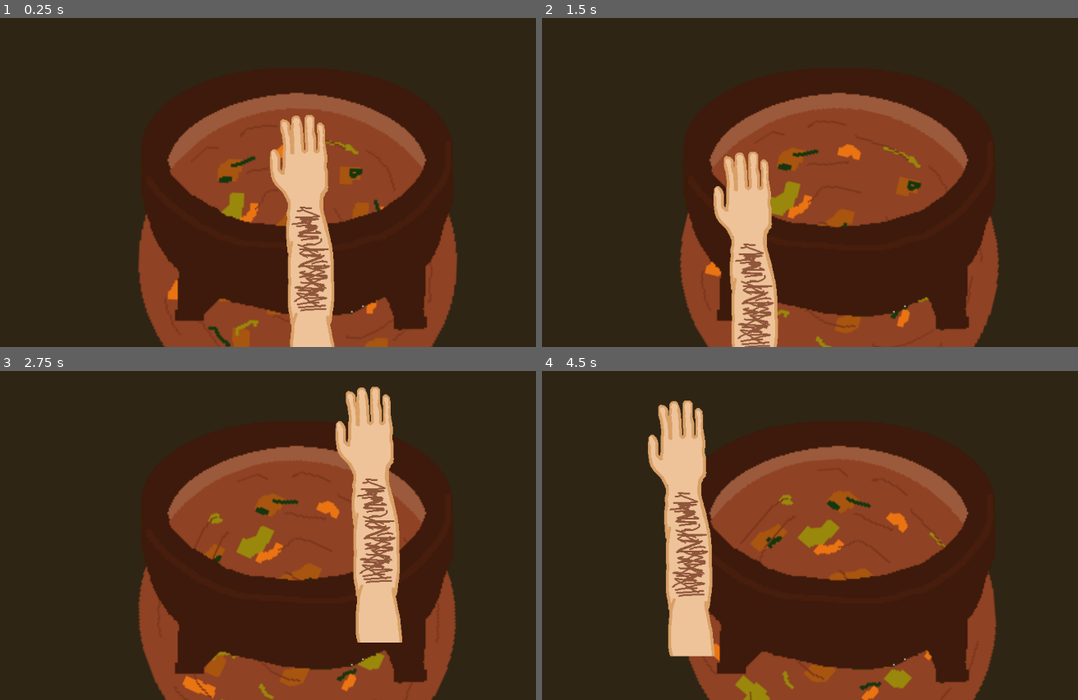
Above: before the commit, frames 1-4 (two rows, left to right).
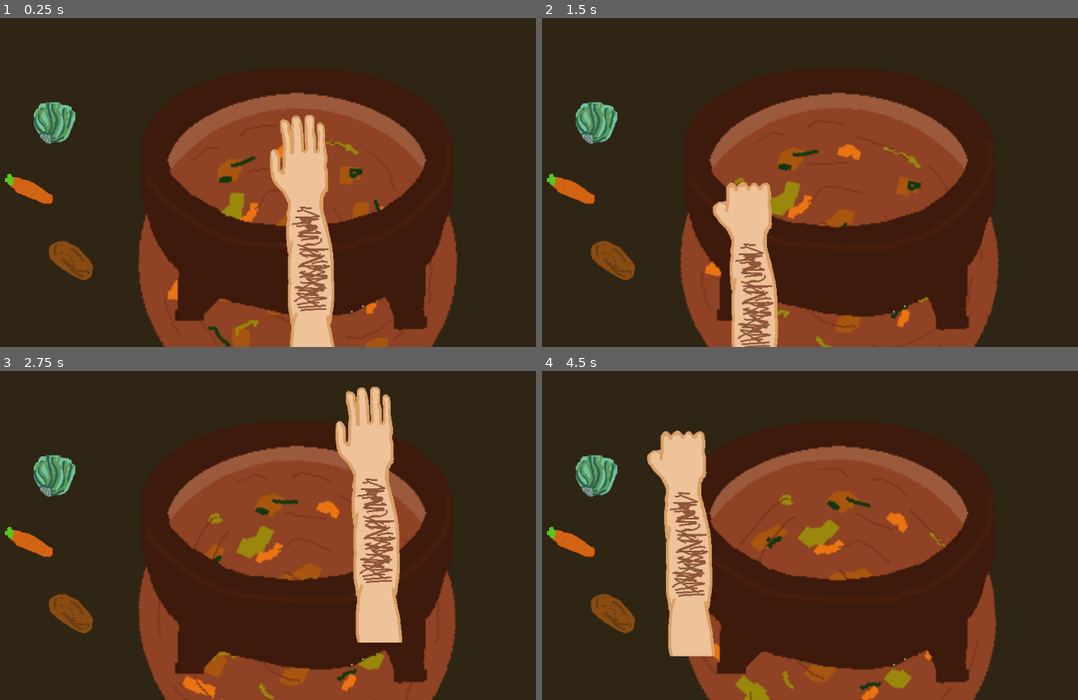
Above: after the commit, the same moments.

Repository: Alfradu/LetThyCook
Game: Godot game, scene res://Scenes/main.tscn
The game is run twice, just before and just after one commit, with the same random seed, the same clock (stepped at 60 frames per second) and the same inputs.
Inputs (mouse positions are in pixels of both pictures, inside the frame that each line leads up to):
- Up to frame 1 (0.25 s): no input
- Up to frame 2 (1.5 s): move the mouse to (992, 143) at 0.52 s; click (992, 143) at 0.67 s; drag from (713, 182) to (810, 235) at 1.27 s
- Up to frame 3 (2.75 s): move the mouse to (369, 433) at 2.02 s; click (369, 433) at 2.17 s
- Up to frame 4 (4.5 s): drag from (810, 588) to (649, 459) at 2.77 s; move the mouse to (1040, 571) at 3.52 s; click (1040, 571) at 3.67 s; drag from (649, 459) to (745, 423) at 4.27 s

The runs differ from the first frame. In frame 1, 1.8% of the frame differs, in the area x 0-18%, y 25-80%; in frame 2, 2.6%; in frame 3, 1.8%; in frame 4, 2.6%, in the area x 0-31%, y 8-80%.

Commit message:
halp

Diff:
--- a/Scenes/cauldron.tscn
+++ b/Scenes/cauldron.tscn
@@ -3,6 +3,21 @@
 [ext_resource type="Texture2D" uid="uid://dw7slyh67nwrk" path="res://Assets/Soup/pixil-layer-0.png" id="1_drmva"]
 [ext_resource type="Texture2D" uid="uid://csc8klbut3kvc" path="res://Assets/Soup/pixil-layer-2.png" id="2_ae612"]
 [ext_resource type="Texture2D" uid="uid://d2obvgln851sq" path="res://Assets/Soup/pixil-layer-5.png" id="3_7ndse"]
+
+[sub_resource type="Animation" id="Animation_mosuy"]
+length = 0.001
+tracks/0/type = "value"
+tracks/0/imported = false
+tracks/0/enabled = true
+tracks/0/path = NodePath(".:rotation")
+tracks/0/interp = 1
+tracks/0/loop_wrap = true
+tracks/0/keys = {
+"times": PackedFloat32Array(0),
+"transitions": PackedFloat32Array(1),
+"update": 0,
+"values": [0.0]
+}
 
 [sub_resource type="Animation" id="Animation_p5nk5"]
 resource_name = "speen"
@@ -19,21 +34,6 @@
 "transitions": PackedFloat32Array(1, 1),
 "update": 0,
 "values": [0.0, 6.28319]
-}
-
-[sub_resource type="Animation" id="Animation_mosuy"]
-length = 0.001
-tracks/0/type = "value"
-tracks/0/imported = false
-tracks/0/enabled = true
-tracks/0/path = NodePath(".:rotation")
-tracks/0/interp = 1
-tracks/0/loop_wrap = true
-tracks/0/keys = {
-"times": PackedFloat32Array(0),
-"transitions": PackedFloat32Array(1),
-"update": 0,
-"values": [0.0]
 }
 
 [sub_resource type="AnimationLibrary" id="AnimationLibrary_rnyab"]
--- a/Scenes/hand.tscn
+++ b/Scenes/hand.tscn
@@ -1,7 +1,9 @@
-[gd_scene load_steps=3 format=3 uid="uid://b46fycpu36fr4"]
+[gd_scene load_steps=4 format=3 uid="uid://b46fycpu36fr4"]
 
 [ext_resource type="Script" path="res://Scripts/hand.gd" id="1_qfjvt"]
 [ext_resource type="Texture2D" uid="uid://dhtxs2fxpg4c5" path="res://Assets/hand/hand-open.png" id="2_ctyyd"]
+
+[sub_resource type="CircleShape2D" id="CircleShape2D_k4y0s"]
 
 [node name="hand" type="Node2D"]
 script = ExtResource("1_qfjvt")
@@ -10,3 +12,9 @@
 position = Vector2(-1.00024, 229)
 scale = Vector2(1.7, 1.7)
 texture = ExtResource("2_ctyyd")
+
+[node name="StaticBody2D" type="StaticBody2D" parent="."]
+
+[node name="CollisionShape2D" type="CollisionShape2D" parent="StaticBody2D"]
+scale = Vector2(6.522, 6.522)
+shape = SubResource("CircleShape2D_k4y0s")
--- /dev/null
+++ b/Scenes/item.tscn
@@ -0,0 +1,17 @@
+[gd_scene load_steps=3 format=3 uid="uid://bx8cooddov1t0"]
+
+[ext_resource type="Script" path="res://Scripts/item.gd" id="1_3hfuy"]
+
+[sub_resource type="CircleShape2D" id="CircleShape2D_36syf"]
+
+[node name="item" type="Node2D"]
+scale = Vector2(1.5, 1.5)
+script = ExtResource("1_3hfuy")
+
+[node name="Sprite2D" type="Sprite2D" parent="."]
+
+[node name="Area2D" type="Area2D" parent="."]
+
+[node name="CollisionShape2D" type="CollisionShape2D" parent="Area2D"]
+scale = Vector2(4.93, 4.93)
+shape = SubResource("CircleShape2D_36syf")
--- a/Scenes/main.tscn
+++ b/Scenes/main.tscn
@@ -1,7 +1,8 @@
-[gd_scene load_steps=3 format=3 uid="uid://64q1xapxe1i8"]
+[gd_scene load_steps=4 format=3 uid="uid://64q1xapxe1i8"]
 
 [ext_resource type="PackedScene" uid="uid://b46fycpu36fr4" path="res://Scenes/hand.tscn" id="1_ib6nh"]
 [ext_resource type="PackedScene" uid="uid://dso8a14l42uq6" path="res://Scenes/cauldron.tscn" id="1_w0w7g"]
+[ext_resource type="PackedScene" uid="uid://bx8cooddov1t0" path="res://Scenes/item.tscn" id="3_1s3l6"]
 
 [node name="Main" type="Node2D"]
 
@@ -12,5 +13,17 @@
 
 [node name="cauldron" parent="." instance=ExtResource("1_w0w7g")]
 
+[node name="item" parent="." instance=ExtResource("3_1s3l6")]
+position = Vector2(234, 436)
+type = 1
+
+[node name="item2" parent="." instance=ExtResource("3_1s3l6")]
+position = Vector2(162, 621)
+type = 2
+
+[node name="item3" parent="." instance=ExtResource("3_1s3l6")]
+position = Vector2(289, 824)
+type = 3
+
 [node name="hand" parent="." instance=ExtResource("1_ib6nh")]
-position = Vector2(38, -132)
+position = Vector2(-167, 517)
--- a/Scripts/Globals.gd
+++ b/Scripts/Globals.gd
@@ -3,9 +3,7 @@
 var test = 0
 # Called when the node enters the scene tree for the first time.
 func _ready():
-
-	pass # Replace with function body.
-
+	Input.set_mouse_mode(Input.MOUSE_MODE_HIDDEN)
 
 # Called every frame. 'delta' is the elapsed time since the previous frame.
 func _process(delta):
--- a/Scripts/hand.gd
+++ b/Scripts/hand.gd
@@ -1,13 +1,27 @@
 extends Node2D
 
+@onready var sprite = $Sprite2D
+var sprite_open = load("res://Assets/hand/hand-open.png")
+var sprite_closed = load("res://Assets/hand/hand-closed.png")
+
+enum handState { OPEN, CLOSED}
+var state = handState.OPEN
+var pickedItem
 
 # Called when the node enters the scene tree for the first time.
 func _ready():
-
 	pass # Replace with function body.
-
 
 # Called every frame. 'delta' is the elapsed time since the previous frame.
 func _process(delta):
-	position.x = get_viewport().get_mouse_position().x;
-	position.y = get_viewport().get_mouse_position().y;
+	var mousepos = get_viewport().get_mouse_position()
+	self.position = Vector2(mousepos.x, mousepos.y)
+
+func _input(event):
+	if event is InputEventMouseButton && event.button_index == MOUSE_BUTTON_LEFT:
+		if event.is_pressed() && state == handState.OPEN:
+			sprite.texture = sprite_closed
+			state = handState.CLOSED
+		elif state == handState.CLOSED:
+			sprite.texture = sprite_open
+			state = handState.OPEN
--- /dev/null
+++ b/Scripts/item.gd
@@ -0,0 +1,59 @@
+extends Node2D
+
+enum ItemType { NONE, CABBAGE, CARROT, POTATO}
+var sprite_cabbage1 = load("res://Assets/Soup/Cabbage/cabbage1.png")
+var sprite_potato1 = load("res://Assets/Soup/Potato/potato1.png")
+var sprite_potato2 = load("res://Assets/Soup/Potato/potato2.png")
+var sprite_potato3 = load("res://Assets/Soup/Potato/potato3.png")
+var sprite_carrot1 = load("res://Assets/Soup/Carrot/carrot1.png")
+var sprite_carrot2 = load("res://Assets/Soup/Carrot/carrot2.png")
+var sprite_carrot3 = load("res://Assets/Soup/Carrot/carrot3.png")
+
+@export var type =  ItemType.NONE
+@onready var sprite = $Sprite2D
+
+var hovering = false
+var dragging = false
+# Called when the node enters the scene tree for the first time.
+func _ready():
+	if type==ItemType.CABBAGE:
+		sprite.texture = sprite_cabbage1
+	elif type == ItemType.CARROT:
+		sprite.texture = sprite_carrot1
+	elif type == ItemType.POTATO:
+		sprite.texture = sprite_potato1
+	else : queue_free()
+
+# Called every frame. 'delta' is the elapsed time since the previous frame.
+func _process(delta):
+	if dragging:
+		var mousepos = get_viewport().get_mouse_position()
+		self.position = Vector2(mousepos.x, mousepos.y)
+
+"""
+func _input(event):
+	if event is InputEventMouseButton && event.button_index == MOUSE_BUTTON_LEFT:
+		print(event.as_text())
+		if event.is_pressed() && hovering:
+			dragging = true;
+		elif hovering:
+			dragging = false;
+"""
+func _input_event(viewport, event, shape_idx):
+	print(event.as_text())
+	if event is InputEventMouseButton && event.button_index == MOUSE_BUTTON_LEFT:
+		if event.is_pressed():
+			dragging = true;
+		else:
+			dragging = false;
+
+func _on_static_body_2d_mouse_entered():
+	print("TEST")
+	hovering = true
+
+func _on_static_body_2d_mouse_exited():
+	hovering = false
+
+
+func _on_area_2d_mouse_entered():
+	pass # Replace with function body.
Renamed: Assets/Soup/Cabbage/pixil-frame-0 (1).png -> Assets/Soup/Cabbage/cabbage1.png
Not shown, added: Assets/Soup/Cabbage/cabbage1.png.import
Renamed: Assets/Soup/Carrot/pixil-layer-2.png -> Assets/Soup/Carrot/carrot1.png
Not shown, added: Assets/Soup/Carrot/carrot1.png.import
Renamed: Assets/Soup/Carrot/pixil-layer-0.png -> Assets/Soup/Carrot/carrot2.png
Not shown, added: Assets/Soup/Carrot/carrot2.png.import
Renamed: Assets/Soup/Carrot/pixil-layer-1.png -> Assets/Soup/Carrot/carrot3.png
Not shown, added: Assets/Soup/Carrot/carrot3.png.import
Renamed: Assets/Soup/Potato/pixil-layer-2.png -> Assets/Soup/Potato/potato1.png
Not shown, added: Assets/Soup/Potato/potato1.png.import
Renamed: Assets/Soup/Potato/pixil-layer-1.png -> Assets/Soup/Potato/potato2.png
Not shown, added: Assets/Soup/Potato/potato2.png.import
(and 2 more such lines)
